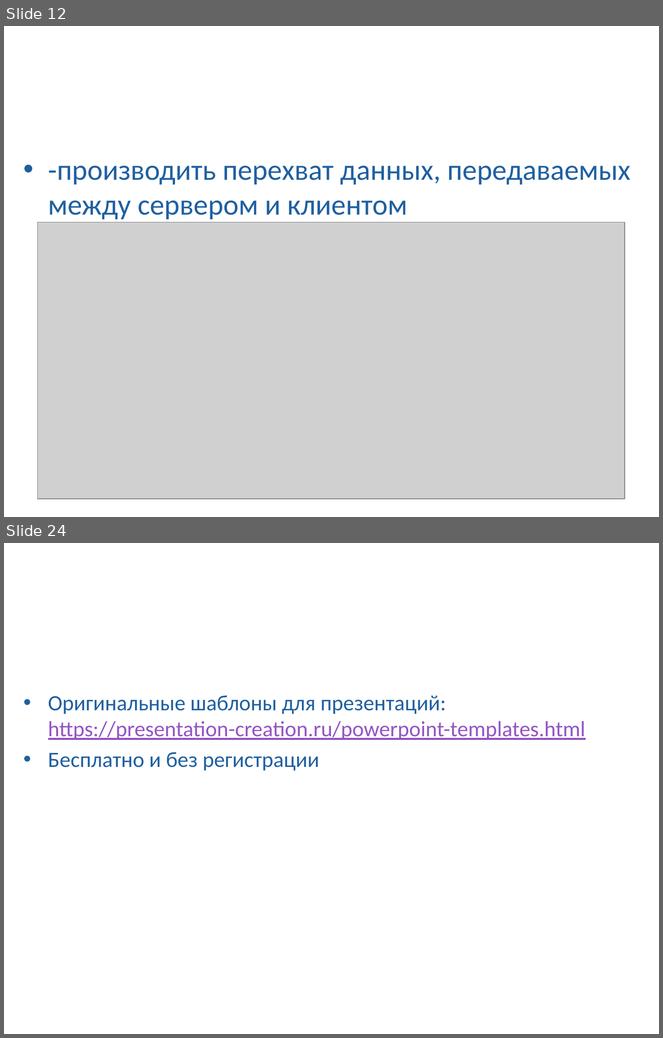
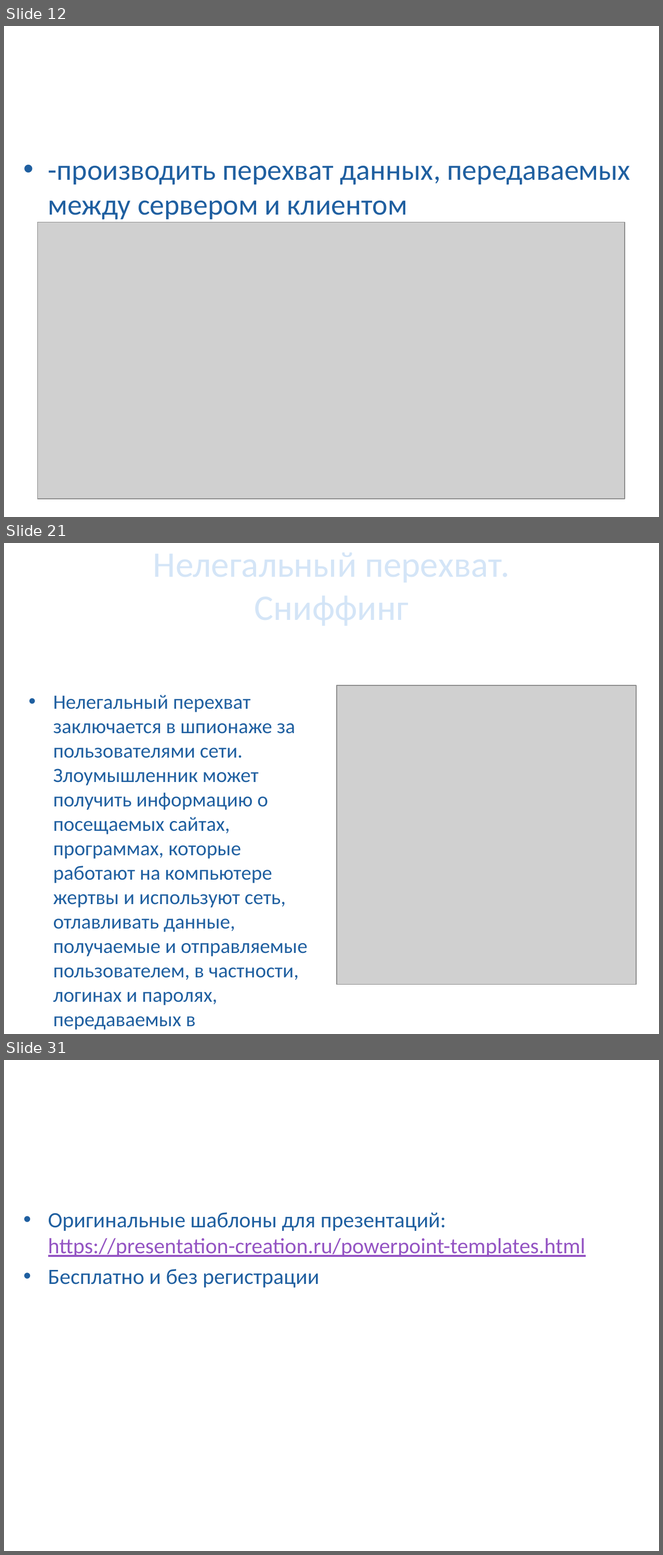
Before and after one commit to SkibaSAY/Doclad_Sniffers, a slide deck: Доклад_Снифферы.pptx. Shown one above the other, each under a label of ours: slides 12 and 24 before the commit, slides 12, 21 and 31 after it; the slides between them are not shown. The pictures are 663x1038 and 663x1555 pixels, drawn with LibreOffice and Linux fonts; fonts in the diff are those of the drawing; grey boxes stand for pictures; background and template pictures are left out. Boxes give left, top, right and bottom in pixels: in the first picture for what was removed or moved away, otherwise in the second. Text is boxed around its words. In the diff, an @@ line names an element or a change of style, - is before the commit and + after.

```diff
--- a/Доклад_Снифферы.pptx
+++ b/Доклад_Снифферы.pptx
@@ slide 21 added at (4, 543, 659, 1034), background picture (left out) @@
@@ title added at (88, 543, 575, 626), 39.6 pt, text #D4E5F7 @@
+Нелегальный перехват. Сниффинг
@@ text added at (53, 695, 308, 1030), 22.4 pt, text #1F5FA0 @@
+• Нелегальный перехват заключается в шпионаже за пользователями сети. Злоумышленник может получить информацию о посещаемых сайтах, программах, которые работают на компьютере жертвы и используют сеть, отлавливать данные, получаемые и отправляемые пользователем, в частности, логинах и паролях, передаваемых в незашифрованном виде.
@@ picture added at (337, 686, 636, 985) @@
@@ what was slide 24 is now slide 31 @@
```
Also in this commit, not shown: 19 slides changed, 9 other slides added, 3 slides removed, 1 other file.
